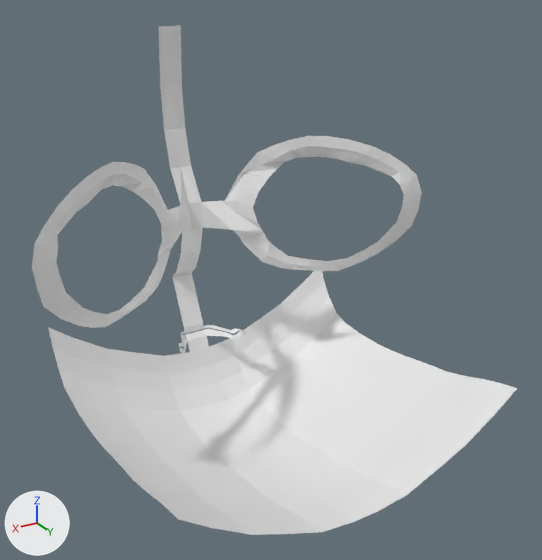
A saved change to the Blender file blender_practice.blend.
Before and after are seen from a 50 mm lens placed at (1.176, 2.684, 3.499), pointed at (-0.033, 0.669, 2.491). The axes (+X, +Y, +Z) are drawn at lower left. The lights are the same throughout.

In view in the first picture: '平面'.
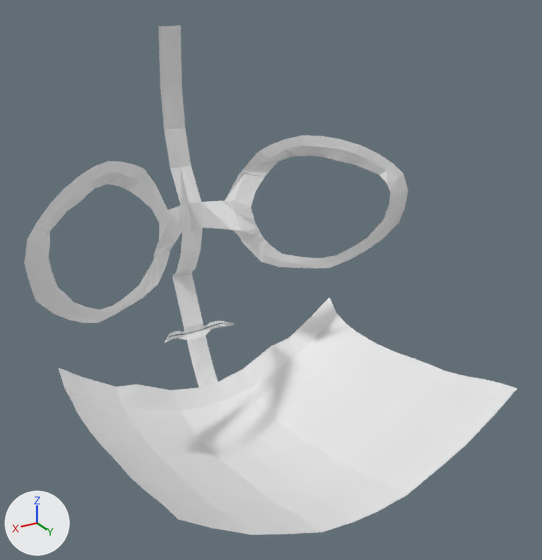
Edits to the bpy script that builds the scene:
```text
Change me_平面:
    used by ob_平面; location = (0.0, 0.0, 0.0)
    verts and faces of me_平面; kept vertices keep their numbers, new ones are numbered from 327
    before: 232 (0.606, 0.44, 2.038) at pixel (79, 415), 233 (0.606, 0.518, 2.04) at pixel (86, 425), 234 (0.606, 0.587, 2.044) at pixel (93, 434), 235 (0.606, 0.656, 2.053) at pixel (99, 443), 236 (0.606, 0.712, 2.061) at pixel (105, 449)
    before: 237 (0.606, 0.759, 2.071) at pixel (110, 455), 238 (0.606, 0.822, 2.084) at pixel (117, 462), 239 (0.606, 0.89, 2.097) at pixel (124, 470), 240 (0.606, 0.955, 2.107) at pixel (132, 480)
    remove me_平面.from_pydata(...)  # 327 vertices, 241 faces, 1 loose edge; spans x 0.0..0.735, y -0.013..1.28, z 1.777..3.267
    add me_平面.from_pydata(...)  # 314 vertices, 229 faces, 1 loose edge; spans x 0.0..0.738, y -0.013..1.28, z 1.777..3.267
    me_平面 part 1
    18 vertices are removed from x 0.044..0.606, y 0.142..0.281, z 1.869..2.249
    18 faces are deleted
    24 vertices move from x 0.044..0.144, y 0.101..0.276, z 1.989..2.097 to x 0.043..0.162, y 0.094..0.156, z 1.989..2.079
    5 vertices are added at (0.135, 0.128, 2.073), (0.043, 0.134, 1.989), (0.169, 0.212, 1.88), (0.311, 0.211, 1.951), (0.087, 0.099, 2.076)
    6 new faces join them
    me_平面 part 2
    1 vertex is removed from x 0.659, y 0.597, z 2.678
    2 faces are deleted
    6 vertices in x 0.655..0.735, y 0.593..0.613, z 2.542..2.677 move by (0.003, -0.08, -0.013)
    4 vertices in x 0.614..0.659, y 0.566..0.585, z 2.475..2.714 move by (0.002, -0.079, -0.013)
    3 vertices in x 0.638..0.715, y 0.567..0.599, z 2.492..2.745 move by (0.003, -0.079, -0.013)
    61 vertices move from x 0.19..0.727, y 0.246..0.61, z 2.346..2.887 to x 0.191..0.729, y 0.228..0.529, z 2.336..2.878
    1 vertex is added at (0.661, 0.517, 2.665)
    2 new faces join them
    me_平面 part 3
    add verts[232] = (0.606, 0.42, 2.034)  # moved, pixel (77, 413)
    add verts[233] = (0.607, 0.491, 2.035)  # moved, pixel (83, 422)
    add verts[234] = (0.607, 0.556, 2.039)  # moved, pixel (89, 431)
    add verts[238] = (0.607, 0.791, 2.079)  # moved, pixel (113, 458)
    add verts[235] = (0.607, 0.623, 2.047)  # moved, pixel (96, 439)
    add verts[236] = (0.607, 0.678, 2.055)  # moved, pixel (101, 446)
    add verts[237] = (0.607, 0.726, 2.066)  # moved, pixel (106, 451)
    add verts[239] = (0.607, 0.866, 2.093)  # moved, pixel (121, 467)
    add verts[240] = (0.606, 0.948, 2.106)  # moved, pixel (131, 478)
```

Where the change shows, as pixel boxes (x1, y1, x2, y2) in the pictures (542 x 560 px; the box of a moved part takes in the faces that stretch with it):
'平面', reshaped: before (32, 25, 517, 535); after (24, 25, 517, 535)
part 1 of me_平面, cut back: before (48, 271, 329, 411); after (116, 321, 296, 411)
part 2 of me_平面, moved or reshaped: before (32, 136, 422, 328); after (24, 135, 408, 323)
part 3 of me_平面, moved or reshaped: (72, 324, 458, 496) in both
